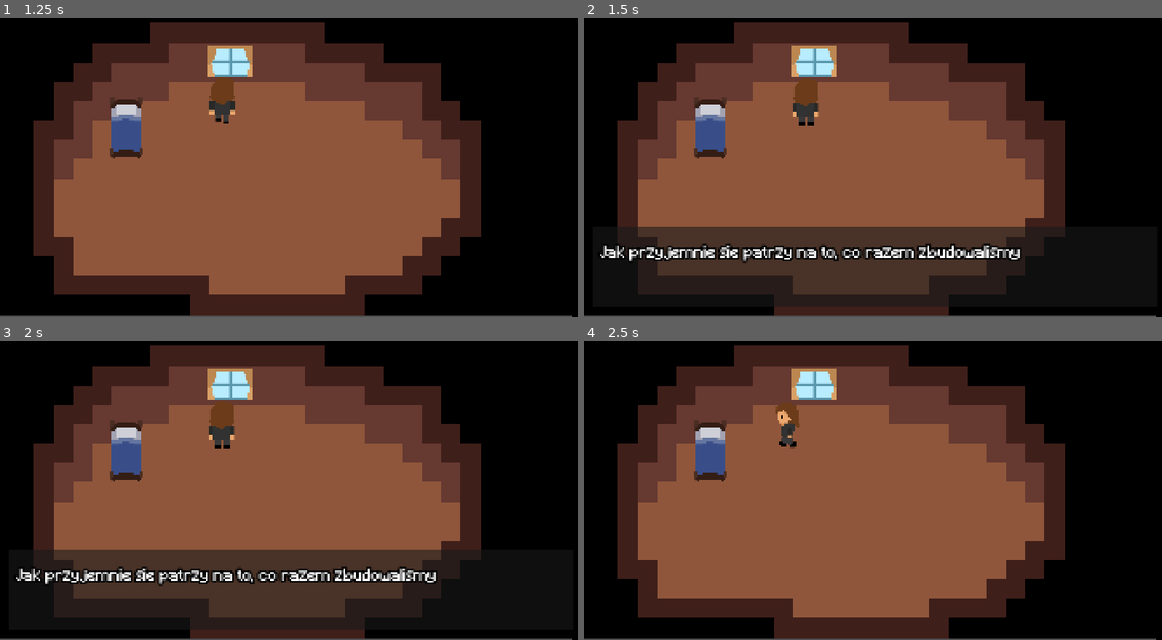
Above: before the commit, frames 1-4 (two rows, left to right).
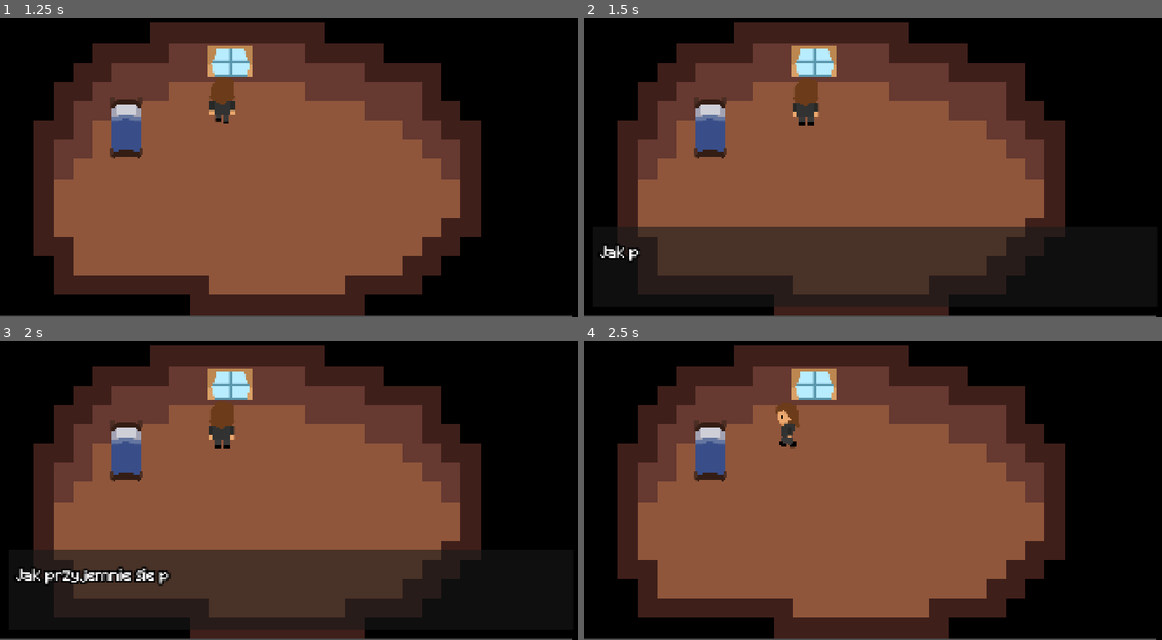
Above: after the commit, the same moments.

Repository: etper/pimpek-rpg-game
Game: Godot game, scene res://main.tscn
Two runs of this game, one before a commit and one after it. Both use one fixed random seed, a clock stepped at 60 frames per second and the inputs below.
Inputs:
- Up to frame 1 (1.25 s): tap Enter at 0.5 s; hold W (move_up) from 0.53 s (still down); tap Z (interact) at 0.6 s
- Up to frame 2 (1.5 s): keep holding W (move_up); tap Z (interact) at 1.35 s
- Up to frame 3 (2 s): keep holding W (move_up)
- Up to frame 4 (2.5 s): release W (move_up) at 2.03 s; hold A (move_left) from 2.03 s (still down); hold Shift (sprint) from 2.03 s (still down); tap Z (interact) at 2.3 s

Frame 1 is identical in both runs. In frame 2, 2.7% of the frame differs, in the area x 9-76%, y 75-82%; in frame 3, 1.9%; in frame 4, nothing differs.

Commit message:
text reveal p1

Diff:
--- a/scripts/dialogue.gd
+++ b/scripts/dialogue.gd
@@ -3,9 +3,20 @@
 @onready var box = $DialogueBox
 @onready var label = $DialogueBox/MarginContainer/Label
 
+@export var letters_per_second := 40.0
+
+var finished := false
+
 func show_dialogue(text: String):
-	label.text = text
 	box.show()
+	label.text = ""
+	finished = false
+
+	for c in text:
+		label.text += c
+		await get_tree().create_timer(1.0 / letters_per_second).timeout
+
+	finished = true
 
 func hide_dialogue():
 	box.hide()
--- a/scripts/events/dialogue_event.gd
+++ b/scripts/events/dialogue_event.gd
@@ -10,4 +10,7 @@
 	ui.show_dialogue(text)
 
 	while ui.box.visible:
+		if ui.finished and Input.is_action_just_pressed("interact"):
+			ui.hide_dialogue()
+
 		await tree.process_frame
